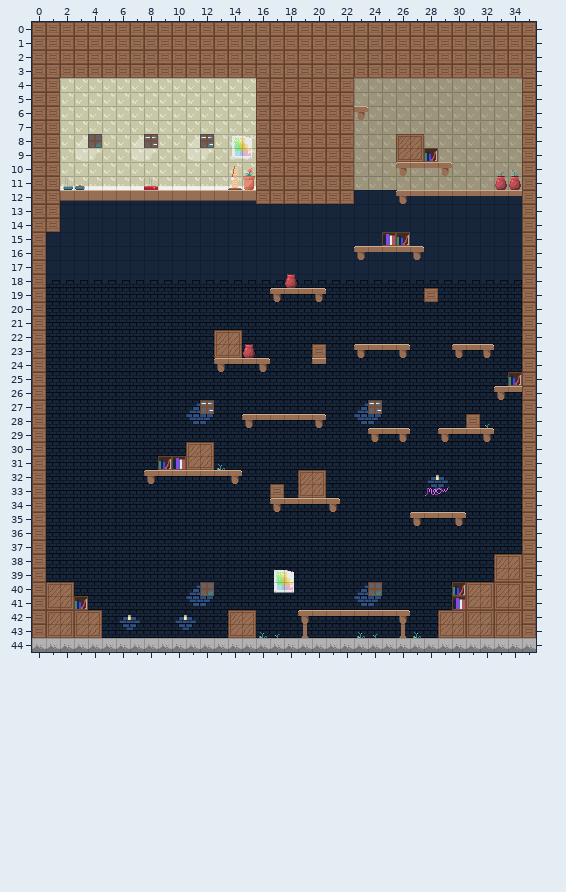
One commit to this Tiled map: assets/test_map3.tmx. Above is the file before it was changed.
Cells are 16x16 px. Shown: x 0..35, y 0..44.
After:
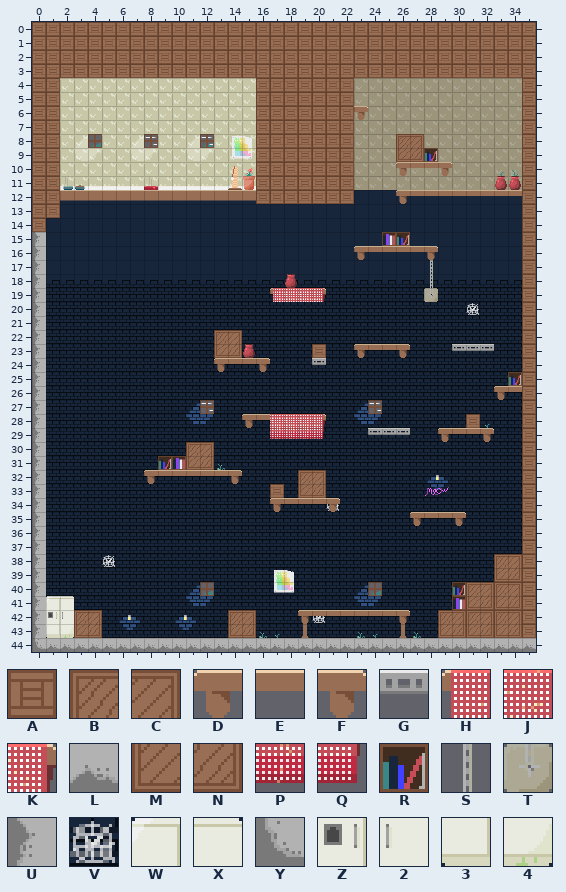
Key: from "test_tileset": A 0, B 1, C 2, D 3, E 4, F 5, G 9, H 10, J 11, K 12, L 16, M 17, N 18, P 27, Q 28, R 32, S 64, T 80, U 96, V 98, W 112, X 113, Y 115, Z 128, 2 129, 3 144, 4 145.
_ is an empty cell.
See-through tiles are keyed as they look on the map.
Author's note on the commit: more platform tiles
Diff:
Layer "Background2":
y 17..18: x 28 _ -> S
y 20: x 31 _ -> V
y 29: x 17..20 ____ -> PPPQ
y 34: x 21 _ -> V
y 38: x 5 _ -> V
y 42: x 20 _ -> V
Layer "Collision":
y 14: x 1 A -> _
y 15: x 0 A -> U
y 16: x 0 A -> U; x 27..28 F_ -> EF
y 17..18: x 0 A -> U
y 19: x 0 A -> U; x 17..20 DEEF -> HJJK; x 28 A -> T
y 20..22: x 0 A -> U
y 23: x 0 A -> U; x 30..32 DEF -> GGG
y 24: x 0 A -> U; x 20 E -> G
y 25..27: x 0 A -> U
y 28: x 0 A -> U; x 17..20 EEEF -> JJJK
y 29: x 0 A -> U; x 24..26 DEF -> GGG
y 30..39: x 0 A -> U
y 40: x 0..2 ABC -> U__
y 41: x 0..3 AMNR -> UWX_
y 42: x 0..2 ABC -> UZ2
y 43: x 0..2 AMN -> U34
y 44: x 0 L -> Y
